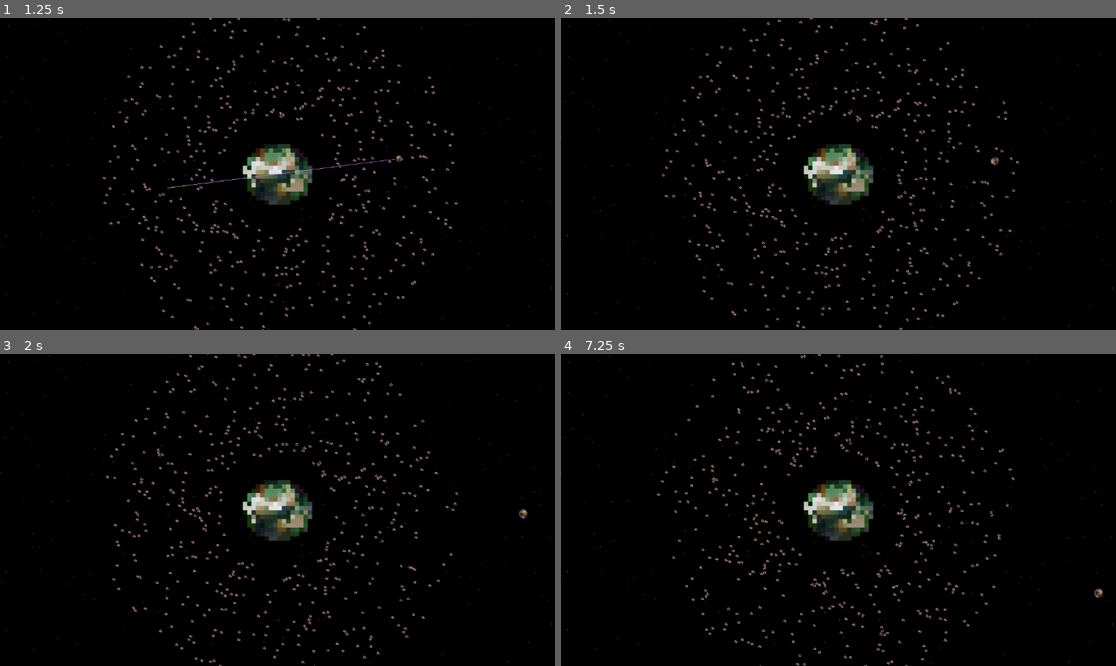
Above: before the commit, frames 1-4 (two rows, left to right).
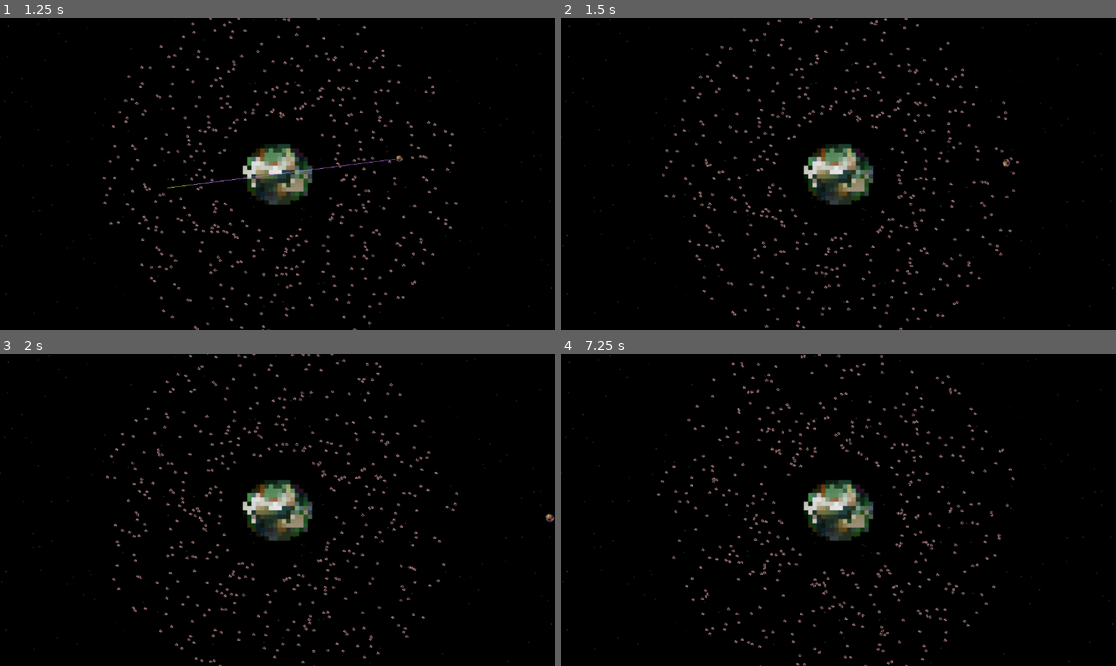
Above: after the commit, the same moments.

Repository: rkmoon/project-space-balls
Game: Godot game, scene res://Scenes/test_scene.tscn
Same seed, same stepped clock (60 frames per second), same inputs: the game is played once before the commit and once after it. The project has no main scene, so this scene is started directly.
Inputs (mouse positions are in pixels of both pictures, inside the frame that each line leads up to):
- Up to frame 1 (1.25 s): move the mouse to (399, 158) at 0.52 s; press the mouse at (399, 158) at 0.53 s
- Up to frame 2 (1.5 s): move the mouse to (727, 189) at 1.27 s; release the mouse at (727, 189) at 1.28 s; click (727, 189) at 1.35 s
- Up to frame 3 (2 s): no input
- Up to frame 4 (7.25 s): move the mouse to (894, 441) at 2.02 s; press the mouse at (894, 441) at 2.03 s; move the mouse to (810, 572) at 2.77 s; release the mouse at (810, 572) at 2.78 s; click (810, 572) at 2.85 s; move the mouse to (1005, 556) at 3.52 s; press the mouse at (1005, 556) at 3.53 s; move the mouse to (672, 463) at 4.27 s; release the mouse at (672, 463) at 4.28 s; click (672, 463) at 4.35 s; move the mouse to (866, 510) at 5.02 s; press the mouse at (866, 510) at 5.03 s; move the mouse to (755, 432) at 5.77 s; release the mouse at (755, 432) at 5.78 s; click (755, 432) at 5.85 s; move the mouse to (960, 494) at 6.52 s; press the mouse at (960, 494) at 6.53 s

Frame 1 is identical in both runs. In frame 2, less than 0.1% of the frame differs, in the area x 74-81%, y 44-48%; in frame 3, 0.1%, in the area x 73-100%, y 49-65%; in frame 4, less than 0.1%.

Commit message:
fixed scaling

Diff:
--- a/Scenes/Player/player_object.gd
+++ b/Scenes/Player/player_object.gd
@@ -26,6 +26,7 @@
 	target_mass = mass
 	children = children_utils.get_all_children(self)
 	for child in children:
+		print(child.name)
 		if child is Area2D:
 			layer_utils.set_prelauch_layers(child)
 		initial_scales.append(child.scale)
@@ -143,8 +144,9 @@
 	for i in range(children.size()):
 		var tween = get_tree().create_tween()
 		var child = children[i]
-		print("Initial Scale[", i, "]: ", initial_scales[i])
+		#print("Initial Scale[", i, "]: ", initial_scales[i])
 		var new_scale = initial_scales[i] + target_scale
 		tween.tween_property(child, "scale", new_scale, 0.001)
-		print("Child[", i, "] Scale: ", child.scale)
+		#print("Child[", i, "] Scale: ", child.scale)
+		print(child.name)
 	current_children_scale = target_scale
--- a/Scenes/test_scene.tscn
+++ b/Scenes/test_scene.tscn
@@ -27,7 +27,7 @@
 [node name="MiddlePlanet" type="RigidBody2D" parent="."]
 collision_layer = 2
 collision_mask = 3
-mass = 50.0
+mass = 500.0
 gravity_scale = 0.0
 freeze = true
 
--- a/Utils/children_utils.gd
+++ b/Utils/children_utils.gd
@@ -1,8 +1,8 @@
 extends Node
 class_name children_utils
 
-static func get_all_children(in_node,arr:=[]):
-	arr.push_back(in_node)
-	for child in in_node.get_children():
-		arr = get_all_children(child,arr)
-	return arr
+static func get_all_children(in_node, arr := []):
+    for child in in_node.get_children():
+        arr.push_back(child)
+        arr = get_all_children(child, arr)
+    return arr
